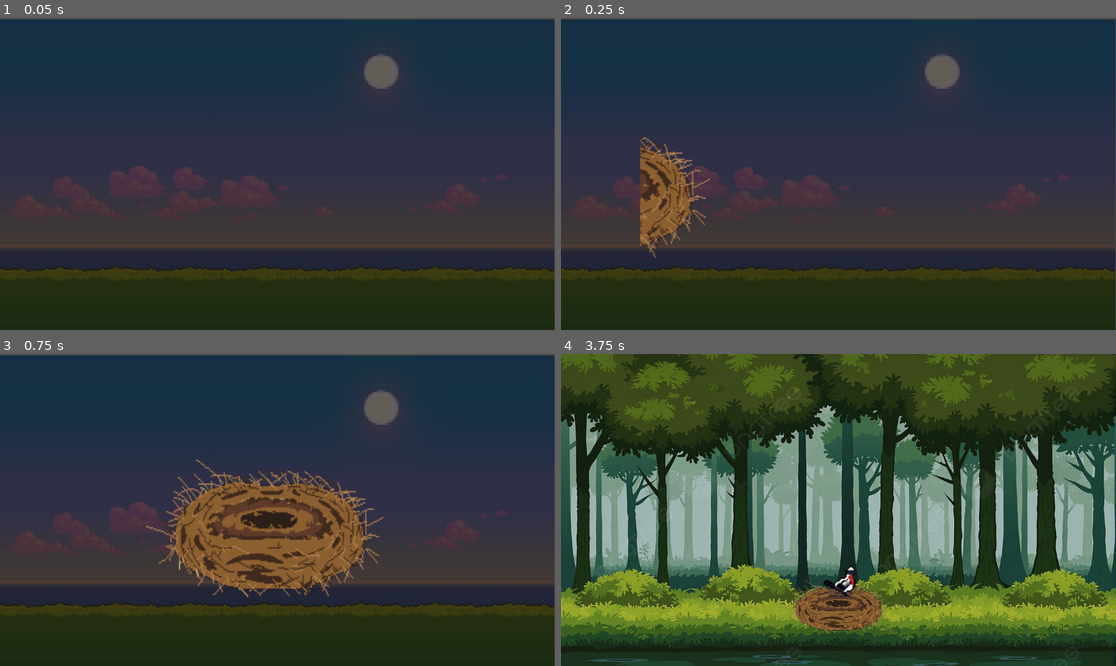
Above: before the commit, frames 1-4 (two rows, left to right).
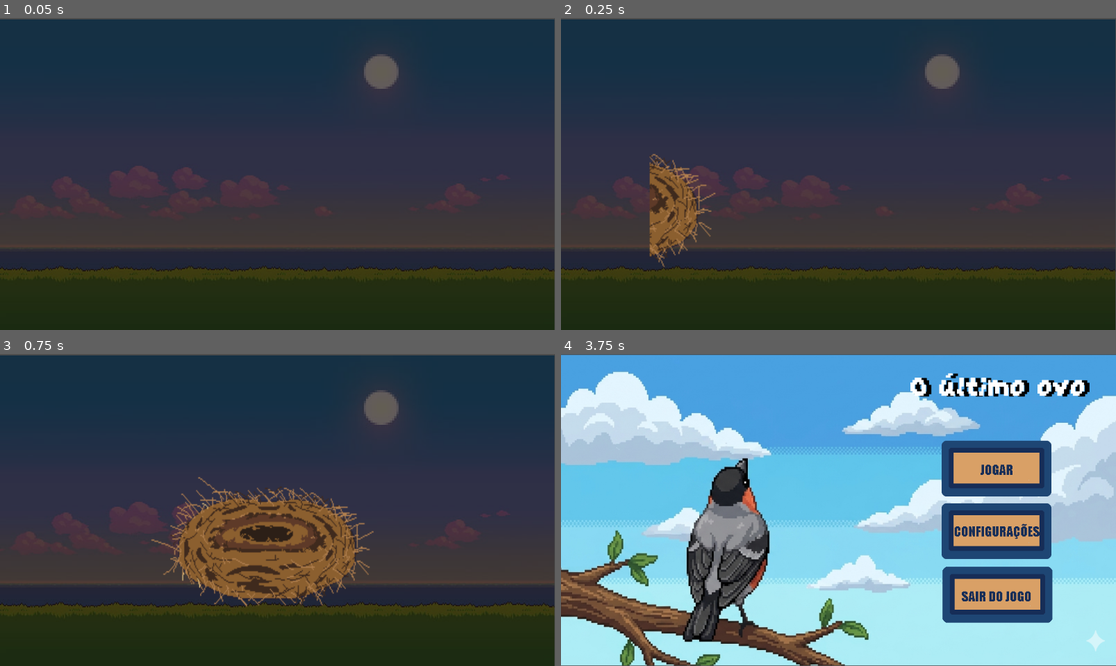
Above: after the commit, the same moments.

Repository: TP-Coltec-UFMG/2026-303-The-Last-Egg
Game: Godot game, scene res://cenas/tela_inicial.tscn
The game is run twice, just before and just after one commit, with the same random seed, the same clock (stepped at 60 frames per second) and the same inputs.
Inputs (mouse positions are in pixels of both pictures, inside the frame that each line leads up to):
- Up to frame 1 (0.05 s): no input
- Up to frame 2 (0.25 s): no input
- Up to frame 3 (0.75 s): tap Enter at 0.5 s; hold Right (Direita) from 0.53 s (still down); tap E (Interagir) at 0.6 s
- Up to frame 4 (3.75 s): tap Z (Pular) at 0.77 s; tap Space (Interagir2) at 0.8 s; release Right (Direita) at 1.25 s; click (1005, 525) at 1.27 s; click (1005, 525) at 2.02 s; click "voltar" at 2.75 s; click (1010, 469) at 3.5 s

Frame 1 is identical in both runs. In frame 2, 2.4% of the frame differs, in the area x 14-28%, y 38-80%; in frame 3, 8.3%; in frame 4, 99%, in the area x 0-100%, y 0-100%.

Commit message:
arrumando os sons

Diff:
--- a/src/Singletons/audio_manager.gd
+++ /dev/null
@@ -1,27 +0,0 @@
-extends Node
-
-# Pré-carrega os sons de UI para facilitar o acesso
-const SOM_BOTAO = preload("res://SFX/som_do_botão.mp3")
-
-# Função genérica para tocar qualquer áudio de UI
-func tocar_som(stream: AudioStream, volume_db: float = 0.0) -> void:
-	if stream == null:
-		return
-
-	var player = AudioStreamPlayer.new()
-	player.stream = stream
-	player.volume_db = volume_db
-
-	# Define o modo de áudio para UI (não afetado pelo pause do jogo)
-	player.process_mode = Node.PROCESS_MODE_ALWAYS
-
-	# Adiciona ao Singleton
-	add_child(player)
-	player.play()
-
-	# Quando o som terminar de tocar, remove o nó da memória automaticamente
-	player.finished.connect(player.queue_free)
-
-# Função de atalho específica para o clique de botão
-func tocar_som_botao() -> void:
-	tocar_som(SOM_BOTAO)
--- a/src/cenas/tela_inicial.tscn
+++ b/src/cenas/tela_inicial.tscn
@@ -52,6 +52,7 @@
 [ext_resource type="Texture2D" uid="uid://bcreqk0qa7dii" path="res://sprites/sprites_ovo/tile042.png" id="50_vvb24"]
 [ext_resource type="Texture2D" uid="uid://bbs5hncrq64fc" path="res://sprites/sprites_ovo/tile043.png" id="51_pkthn"]
 [ext_resource type="Texture2D" uid="uid://bi25owssaxtdu" path="res://sprites/sprites_ovo/tile044.png" id="52_ydtlm"]
+[ext_resource type="AudioStream" uid="uid://cpt48lk3yqaqx" path="res://SFX/som_do_botão.mp3" id="53_3l3mh"]
 
 [sub_resource type="StyleBoxTexture" id="StyleBoxTexture_gsqm0"]
 texture = ExtResource("2_sbn3v")
@@ -221,19 +222,26 @@
 
 [node name="Musicaintro" type="AudioStreamPlayer" parent="." unique_id=1311277259]
 stream = ExtResource("4_w63eu")
+bus = &"Musica"
 
 [node name="EfeitoNinho" type="AudioStreamPlayer" parent="." unique_id=1273823375]
 stream = ExtResource("5_ek0m7")
+bus = &"Efeitos"
 
 [node name="EfeitoOvo" type="AudioStreamPlayer" parent="." unique_id=1973283277]
 stream = ExtResource("6_hftsj")
+bus = &"Efeitos"
 
 [node name="Whoosh" type="AudioStreamPlayer" parent="." unique_id=242687075]
 stream = ExtResource("7_hftsj")
+bus = &"Efeitos"
 
 [node name="Animação_Tela_Inicial" type="AnimatedSprite2D" parent="." unique_id=1183135864]
-position = Vector2(588.00006, 308)
-scale = Vector2(2.2096353, 2.597957)
+position = Vector2(581, 339)
+scale = Vector2(2.0683594, 2.4384015)
 sprite_frames = SubResource("SpriteFrames_b0vyf")
 animation = &"intro"
-frame_progress = 0.30436844
+frame_progress = 0.40280718
+
+[node name="SomDoBotão" type="AudioStreamPlayer" parent="." unique_id=1595687138]
+stream = ExtResource("53_3l3mh")
--- a/src/scripts/menu_principal.gd
+++ b/src/scripts/menu_principal.gd
@@ -1,12 +1,15 @@
 extends Node2D
 func _on_começar_pressed():
-	AudioManager.tocar_som_botao()
-	get_tree().change_scene_to_file("res://cenas/ninho.tscn") #muda a cena atual para outra cena carregada por arquivo
+	$"SomDoBotão".play()
+	await get_tree().create_timer(0.5).timeout
+	get_tree().change_scene_to_file("res://cenas/ninho.tscn")
 
 func _on_opções_pressed():
-	AudioManager.tocar_som_botao()
-	get_tree().change_scene_to_file("res://cenas/opções.tscn") #muda a cena atual para outra cena carregada por arquivo
+	$"SomDoBotão".play()
+	await get_tree().create_timer(0.5).timeout
+	get_tree().change_scene_to_file("res://cenas/opções.tscn")
 
 func _on_sair_pressed():
-	AudioManager.tocar_som_botao()
-	get_tree().quit() #faça com que o jogo sai.
+	$"SomDoBotão".play()
+	await get_tree().create_timer(0.5).timeout
+	get_tree().quit()
--- a/src/scripts/tela_inicial.gd
+++ b/src/scripts/tela_inicial.gd
@@ -49,4 +49,6 @@
 		efeito_whoosh_tocado = true
 
 func pular_intro():
+	$"SomDoBotão".play()
+	await get_tree().create_timer(0.5).timeout
 	get_tree().change_scene_to_file("res://cenas/menu_principal.tscn") #vai para outra cena.
Not shown, removed: src/Singletons/audio_manager.gd.uid
Not shown, changed: src/música/musicaintro.mp3.import
